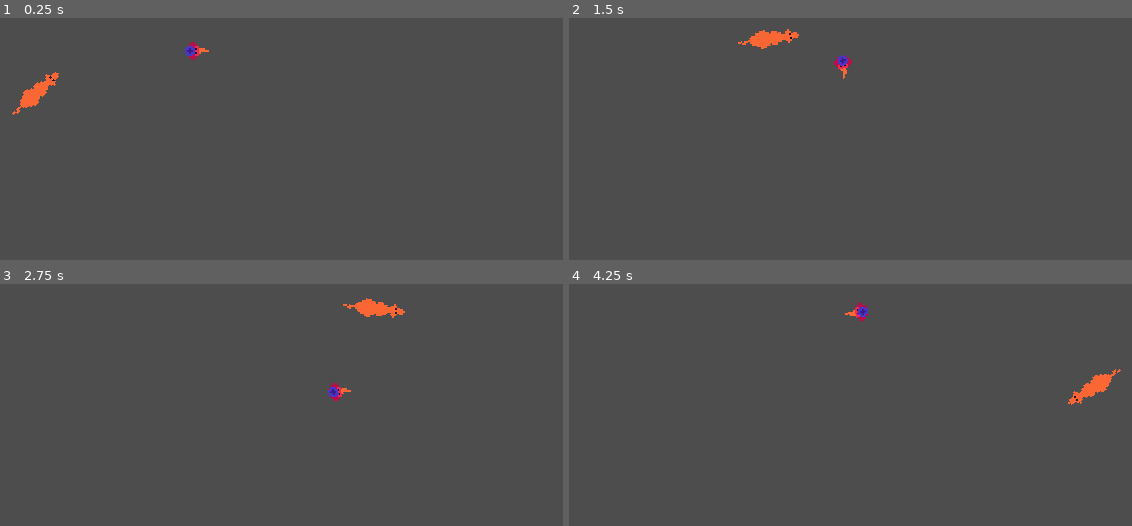
Above: before the commit, frames 1-4 (two rows, left to right).
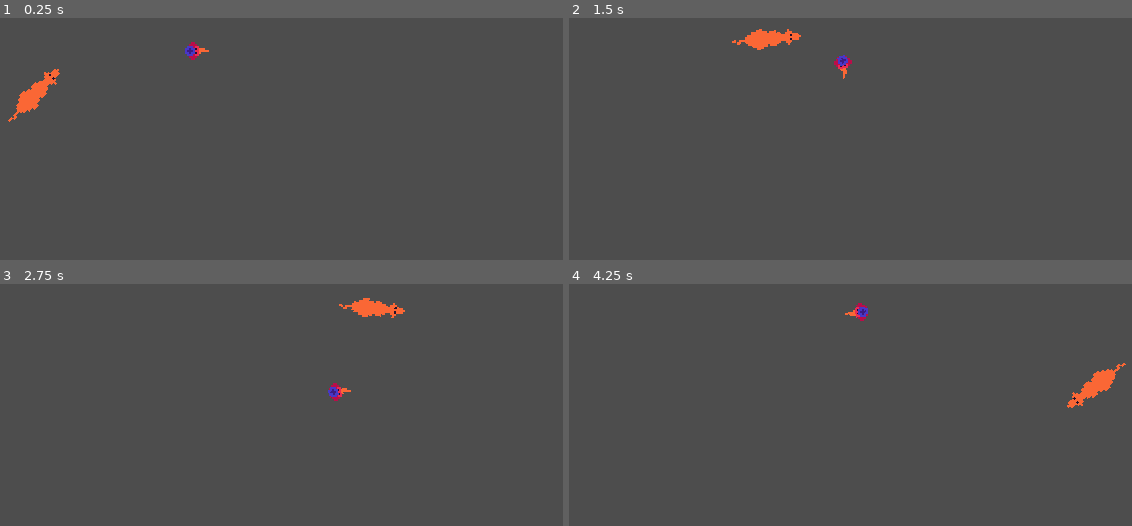
Above: after the commit, the same moments.

Repository: UHSGDC/alfred-the-dipping-bird
Game: Godot game, scene res://scenes/oasis/oasis_minigame.tscn
The game is run twice, just before and just after one commit, with the same random seed, the same clock (stepped at 60 frames per second) and the same inputs. This scene is started directly instead of the project's main scene.
Inputs:
- Up to frame 1 (0.25 s): no input
- Up to frame 2 (1.5 s): tap Enter (minigame_tester_reinstance) at 0.5 s; hold D (right) 0.53-1.28 s; tap Space (interact) at 0.6 s; hold S (down) from 1.28 s (still down); tap Backspace (minigame_tester_end) at 1.35 s
- Up to frame 3 (2.75 s): release S (down) at 2.03 s; hold D (right) from 2.03 s (still down); hold Enter (minigame_tester_reinstance) from 2.03 s (still down)
- Up to frame 4 (4.25 s): release D (right) at 2.78 s; release Enter (minigame_tester_reinstance) at 2.78 s; hold W (up) 2.78-3.53 s; tap Space (interact) at 2.85 s; hold A (left) from 3.53 s (still down); hold Backspace (minigame_tester_end) from 3.53 s (still down)

The runs differ from the first frame. In frame 1, 0.2% of the frame differs, in the area x 1-11%, y 21-43%; in frame 2, 0.2%; in frame 3, 0.1%; in frame 4, 0.2%, in the area x 88-99%, y 32-52%.

Commit message:
Camel and player walk and ride animation
- Player scale matches camel scale when riding
- Camel walk and RESET animations
- Camel sprite offset adjusted to look better
- Player ride animation

Diff:
--- a/scenes/oasis/camel_path_follow.tscn
+++ b/scenes/oasis/camel_path_follow.tscn
@@ -1,22 +1,90 @@
-[gd_scene load_steps=3 format=3 uid="uid://dkbec7h7tvmdb"]
+[gd_scene load_steps=7 format=3 uid="uid://dkbec7h7tvmdb"]
 
 [ext_resource type="Script" path="res://scripts/oasis/camel_path_follow.gd" id="1_brk7h"]
 [ext_resource type="Texture2D" uid="uid://u4y1pe668xod" path="res://assets/oasis/camel.png" id="2_03oim"]
+[ext_resource type="Script" path="res://scripts/oasis/camel.gd" id="2_igg5s"]
+
+[sub_resource type="Animation" id="Animation_letxq"]
+resource_name = "walk"
+length = 0.8
+loop_mode = 1
+tracks/0/type = "value"
+tracks/0/imported = false
+tracks/0/enabled = true
+tracks/0/path = NodePath("Sprite2D:scale")
+tracks/0/interp = 1
+tracks/0/loop_wrap = true
+tracks/0/keys = {
+"times": PackedFloat32Array(0, 0.2, 0.4, 0.6, 0.8),
+"transitions": PackedFloat32Array(1, 1, 1, 1, 1),
+"update": 0,
+"values": [Vector2(1, 1), Vector2(1.2, 1.2), Vector2(1, 1), Vector2(1.2, 1.2), Vector2(1, 1)]
+}
+tracks/1/type = "value"
+tracks/1/imported = false
+tracks/1/enabled = true
+tracks/1/path = NodePath("Sprite2D:rotation")
+tracks/1/interp = 1
+tracks/1/loop_wrap = true
+tracks/1/keys = {
+"times": PackedFloat32Array(0, 0.2, 0.6, 0.8),
+"transitions": PackedFloat32Array(1, 1, 1, 1),
+"update": 0,
+"values": [0.0, -0.0872665, 0.0872665, 0.0]
+}
+
+[sub_resource type="Animation" id="Animation_37ke6"]
+resource_name = "RESET"
+length = 0.001
+tracks/0/type = "value"
+tracks/0/imported = false
+tracks/0/enabled = true
+tracks/0/path = NodePath("Sprite2D:scale")
+tracks/0/interp = 1
+tracks/0/loop_wrap = true
+tracks/0/keys = {
+"times": PackedFloat32Array(0),
+"transitions": PackedFloat32Array(1),
+"update": 0,
+"values": [Vector2(1, 1)]
+}
+tracks/1/type = "value"
+tracks/1/imported = false
+tracks/1/enabled = true
+tracks/1/path = NodePath("Sprite2D:rotation")
+tracks/1/interp = 1
+tracks/1/loop_wrap = true
+tracks/1/keys = {
+"times": PackedFloat32Array(0),
+"transitions": PackedFloat32Array(1),
+"update": 0,
+"values": [0.0]
+}
+
+[sub_resource type="AnimationLibrary" id="AnimationLibrary_nofdw"]
+_data = {
+"RESET": SubResource("Animation_37ke6"),
+"walk": SubResource("Animation_letxq")
+}
 
 [node name="CamelPathFollow" type="PathFollow2D"]
 texture_filter = 1
-position = Vector2(20, 64)
-rotation = -1.43903
 script = ExtResource("1_brk7h")
 
 [node name="Camel" type="StaticBody2D" parent="." groups=["camel"]]
 collision_layer = 3
+script = ExtResource("2_igg5s")
 
 [node name="Sprite2D" type="Sprite2D" parent="Camel"]
 texture = ExtResource("2_03oim")
+offset = Vector2(-1, 0)
 flip_h = true
 
 [node name="CollisionPolygon2D" type="CollisionPolygon2D" parent="Camel"]
 polygon = PackedVector2Array(-10, 0, -9, 2, -4, 4, 2, 3, 10, 3, 15, 1, 16, 0, 15, -1, 10, -3, 2, -3, -4, -4, -9, -2)
 
 [node name="AnimationPlayer" type="AnimationPlayer" parent="Camel"]
+libraries = {
+"": SubResource("AnimationLibrary_nofdw")
+}
+blend_times = [&"RESET", &"walk", 0.001]
--- a/scenes/oasis/oasis_minigame.tscn
+++ b/scenes/oasis/oasis_minigame.tscn
@@ -20,3 +20,5 @@
 curve = SubResource("Curve2D_q8gna")
 
 [node name="CamelPathFollow" parent="Path2D" instance=ExtResource("2_f1j6k")]
+position = Vector2(20, 64)
+rotation = -1.43903
--- a/scenes/oasis/player.tscn
+++ b/scenes/oasis/player.tscn
@@ -186,6 +186,32 @@
 
 [sub_resource type="Animation" id="Animation_dd2hs"]
 resource_name = "ride"
+length = 0.8
+loop_mode = 1
+tracks/0/type = "value"
+tracks/0/imported = false
+tracks/0/enabled = true
+tracks/0/path = NodePath("BirdSprite:rotation")
+tracks/0/interp = 1
+tracks/0/loop_wrap = true
+tracks/0/keys = {
+"times": PackedFloat32Array(0.2, 0.6),
+"transitions": PackedFloat32Array(1, 1),
+"update": 0,
+"values": [0.0872665, -0.0872665]
+}
+tracks/1/type = "value"
+tracks/1/imported = false
+tracks/1/enabled = true
+tracks/1/path = NodePath("BirdSprite/HatSprite:position")
+tracks/1/interp = 2
+tracks/1/loop_wrap = true
+tracks/1/keys = {
+"times": PackedFloat32Array(0, 0.2, 0.4, 0.6, 0.8),
+"transitions": PackedFloat32Array(1, 1, 1, 1, 1),
+"update": 0,
+"values": [Vector2(1, 0), Vector2(0, 0), Vector2(1, 0), Vector2(0, 0), Vector2(1, 0)]
+}
 
 [sub_resource type="AnimationLibrary" id="AnimationLibrary_1uo27"]
 _data = {
--- /dev/null
+++ b/scripts/oasis/camel.gd
@@ -0,0 +1,7 @@
+extends StaticBody2D
+
+@onready var sprite: Sprite2D = $Sprite2D
+@onready var anim_player: AnimationPlayer = $AnimationPlayer
+
+func _ready() -> void:
+	anim_player.play("walk")
--- a/scripts/oasis/player.gd
+++ b/scripts/oasis/player.gd
@@ -63,6 +63,7 @@
 
 func camel_move(_delta: float) -> void:
 	global_position = camel.global_position
+	bird_sprite.scale = camel.sprite.scale
 
 
 func move(delta: float, input: Vector2) -> void:
